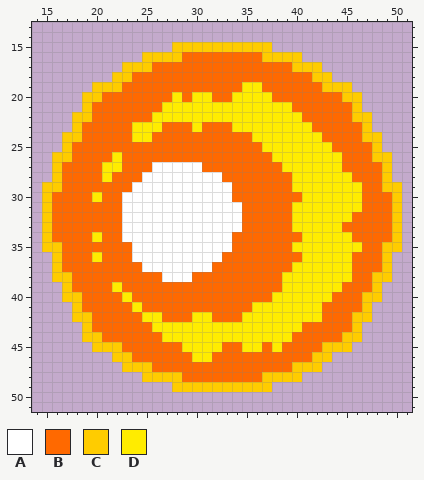
Two versions of one pixel-art sprite, Assets/Resources/Sprites/Bullet1.png. Above is the file before it was changed.
The file is 64x64 pixels. Colours within 5 levels of each other are drawn and written as one. Shown: x 14..51, y 13..51.
Palette (. is transparent): A #ffffff  B #ff6900  C #ffcc00  D #ffec00
Now the later version:
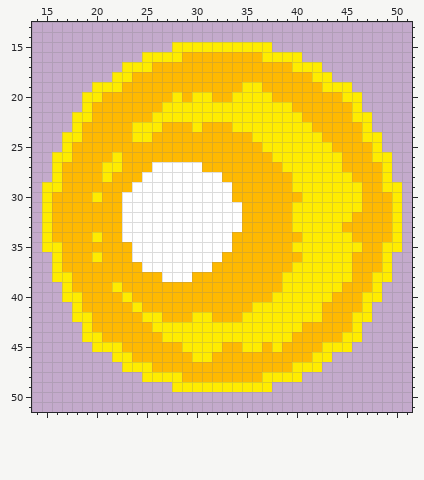
What changed:
Colour B changes from #ff6900 to #ffb900.
Colour C becomes colour D in row 15 at x 28 to 37; in row 16 at x 25 to 28 and 37 to 40; in row 17 at x 23 to 25 and 40 to 42; in row 18 at x 22 to 23 and 42 to 43; in row 19 at x 20 to 22 and 43 to 45; in row 20 at x 19 to 20 and 45 to 46.
Colour C becomes colour D in row 21 at x 19 and 46; in row 22 at x 18 to 19 and 46 to 47; in row 23 at x 18 and 47; in row 24 at x 17 to 18 and 47 to 48; in row 25 at x 17 and 48; in row 26 at x 16 to 17 and 48 to 49.
Colour C becomes colour D in rows 27 to 28 at x 16 and 49; in row 29 at x 15 to 16 and 49 to 50; in rows 30 to 34 at x 15 and 50; in row 35 at x 15 to 16 and 49 to 50; in rows 36 to 37 at x 16 and 49; in row 38 at x 16 to 17 and 48 to 49.
Colour C becomes colour D in row 39 at x 17 and 48; in row 40 at x 17 to 18 and 47 to 48; in row 41 at x 18 and 47; in row 42 at x 18 to 19 and 46 to 47; in row 43 at x 19 and 46; in row 44 at x 19 to 20 and 45 to 46.
Colour C becomes colour D in row 45 at x 20 to 22 and 43 to 45; in row 46 at x 22 to 23 and 42 to 43; in row 47 at x 23 to 25 and 40 to 42; in row 48 at x 25 to 28 and 37 to 40; in row 49 at x 28 to 37.
Where, in picture pixels (left, top, right, bottom), the same in both pictures:
changed: (42, 42, 402, 392)
